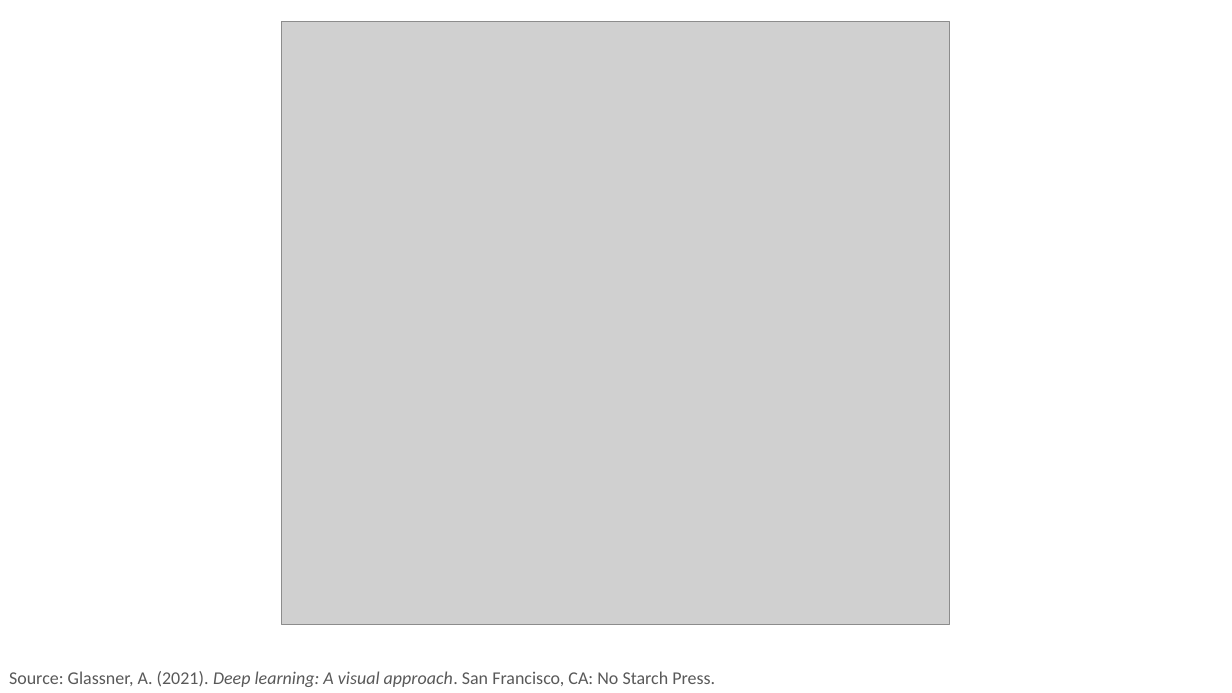
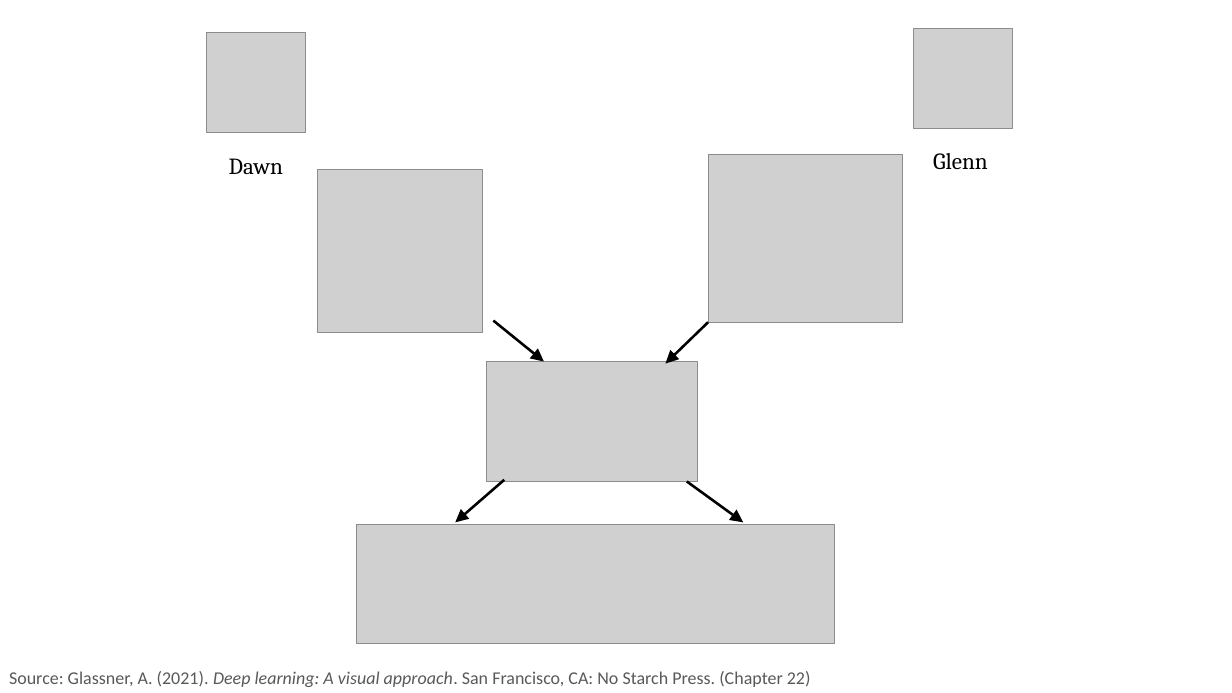
Before and after one commit to PracticumAI/gan, a slide deck: slide 3 of presentations/01_gan_intro.pptx (slide 9 before the commit). Drawn at 1232x693 pixels with LibreOffice and Linux fonts; fonts in the diff are those of the drawing; grey boxes stand for pictures. Boxes give left, top, right and bottom in pixels: in the first picture for what was removed or moved away, otherwise in the second. Text is boxed around its words. In the diff, an @@ line names an element or a change of style, - is before the commit and + after.

```diff
--- a/presentations/01_gan_intro.pptx
+++ b/presentations/01_gan_intro.pptx
@@ picture removed at (282, 22, 950, 625) @@
@@ picture added at (913, 29, 1013, 128) @@
@@ picture added at (206, 33, 306, 133) @@
@@ text added at (229, 158, 284, 174), 18 pt, text #000000 @@
+Dawn
@@ picture added at (318, 170, 482, 333) @@
@@ picture added at (708, 154, 902, 323) @@
@@ text added at (933, 153, 988, 169), 18 pt, text #000000 @@
+Glenn
@@ arrow added from (494, 321) to (544, 361), #000000 2 pt @@
@@ arrow added from (708, 323) to (665, 363), #000000 2 pt @@
@@ picture added at (486, 361, 698, 482) @@
@@ arrow added from (505, 480) to (456, 522), #000000 2 pt @@
@@ arrow added from (687, 482) to (743, 522), #000000 2 pt @@
@@ picture added at (356, 525, 834, 643) @@
@@ text at (9, 671, 811, 687): text changed @@
-Source: Glassner, A. (2021). Deep learning: A visual approach. San Francisco, CA: No Starch Press.
+Source: Glassner, A. (2021). Deep learning: A visual approach. San Francisco, CA: No Starch Press. (Chapter 22)
```
Also in this commit, not shown: 5 other slides changed, 4 slides added, 3 slides removed, 1 other file.
